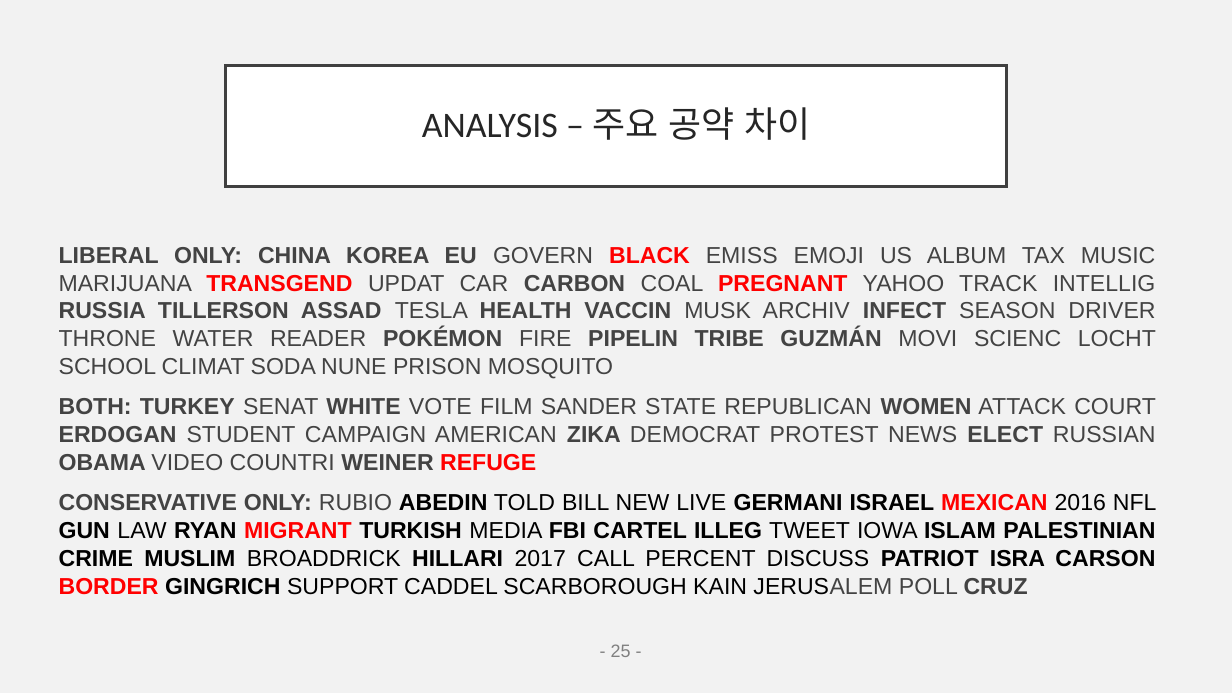
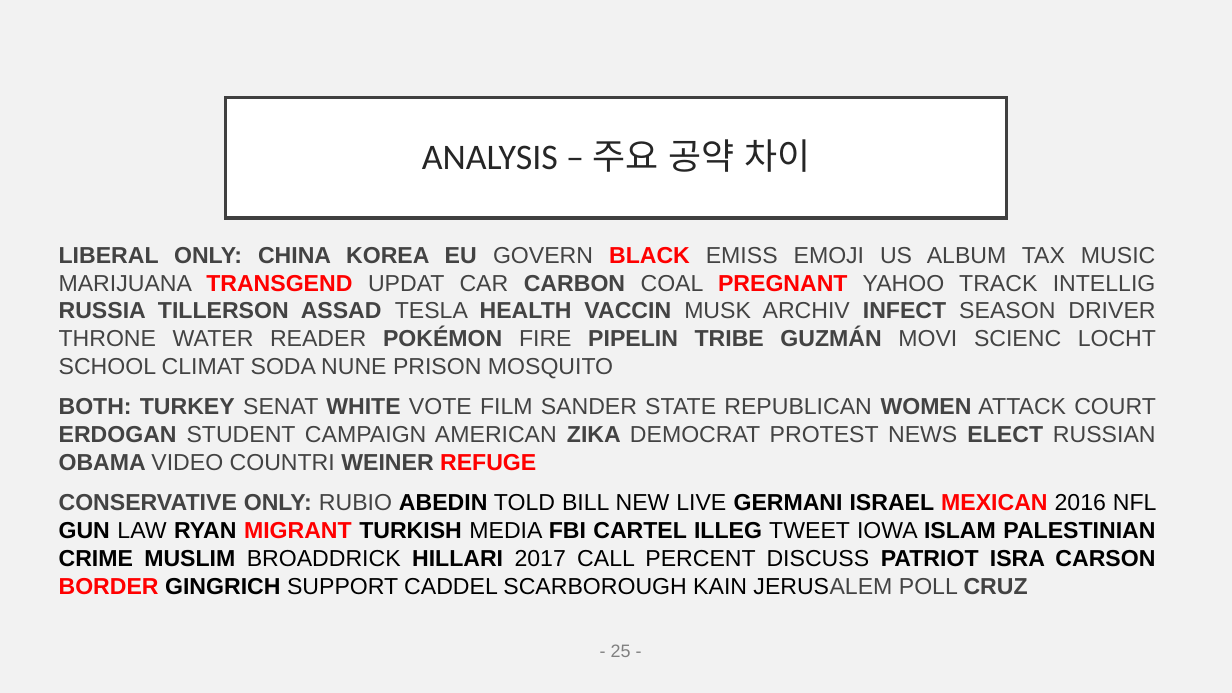
Before and after one commit to EJLEE5826/American_News_Topic_Modeling-using_LDA, a slide deck: slide 25 of final_pptNLP.pptx. Drawn at 1232x693 pixels with LibreOffice and Linux fonts; fonts in the diff are those of the drawing. Boxes give left, top, right and bottom in pixels: in the first picture for what was removed or moved away, otherwise in the second. Text is boxed around its words. In the diff, an @@ line names an element or a change of style, - is before the commit and + after.

```diff
--- a/final_pptNLP.pptx
+++ b/final_pptNLP.pptx
@@ title "ANALYSIS – 주요 공약 차이": place and size @@
-title "ANALYSIS – 주요 공약 차이" at box(226, 66, 1006, 186)
+title "ANALYSIS – 주요 공약 차이" at box(226, 98, 1006, 218)
```
Also in this commit, not shown: 6 other slides changed.
